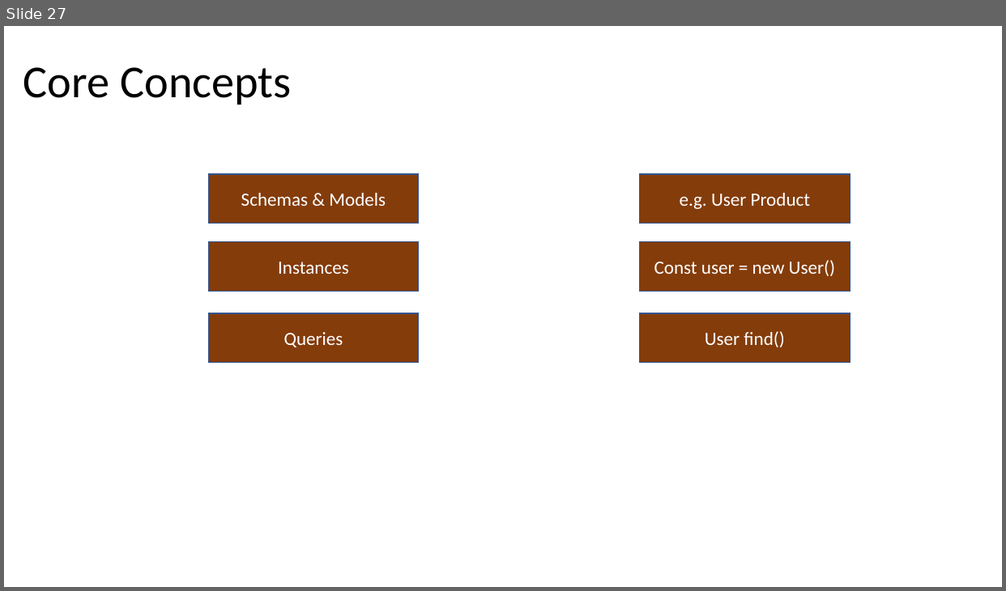
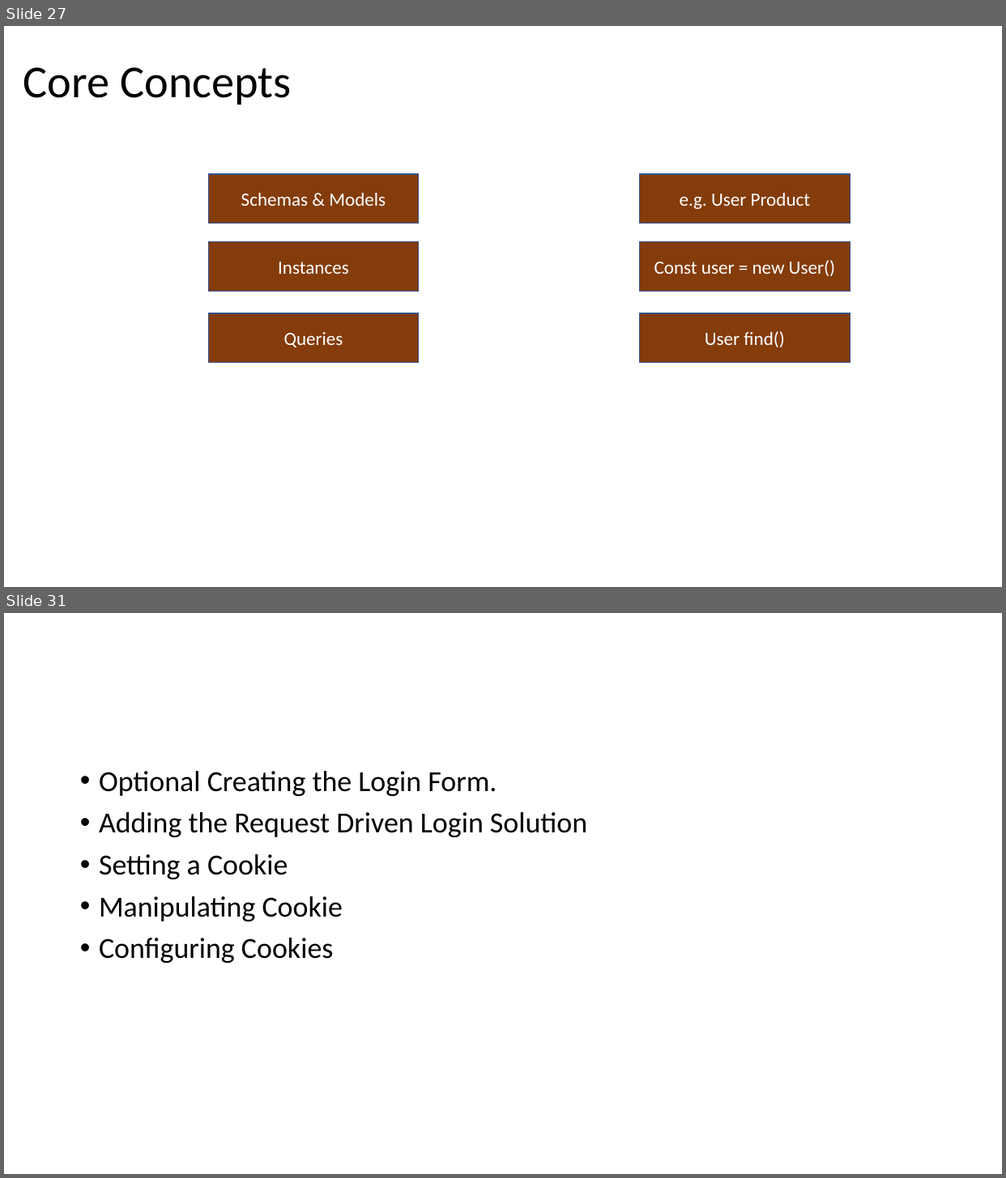
Before and after one commit to PiyushChaturvedii/Batch04, a slide deck: Database.pptx. Shown one above the other, each under a label of ours: slide 27 before the commit, slides 27 and 31 after it; the slides between them are not shown. The pictures are 1006x591 and 1006x1178 pixels, drawn with LibreOffice and Linux fonts; fonts in the diff are those of the drawing. Boxes give left, top, right and bottom in pixels: in the first picture for what was removed or moved away, otherwise in the second. Text is boxed around its words. In the diff, an @@ line names an element or a change of style, - is before the commit and + after.

Commit message:
cookies

```diff
--- a/Database.pptx
+++ b/Database.pptx
@@ slide 31 added at [4,613,1002,1174], background #FFFFFF @@
@@ text added at [99,771,587,963], 28 pt, text #000000 @@
+• Optional Creating the Login Form.
+• Adding the Request Driven Login Solution
+• Setting a Cookie
+• Manipulating Cookie
+• Configuring Cookies
```
Also in this commit, not shown: 3 other slides added, 34 other files.
